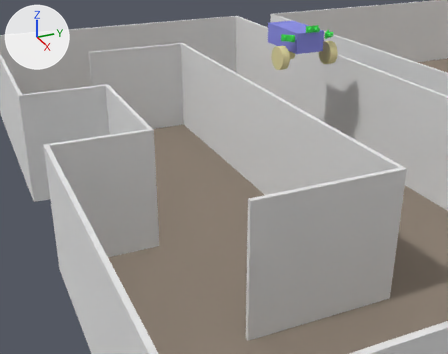
A saved change to the Blender file simulation/robotsimulation.blend.
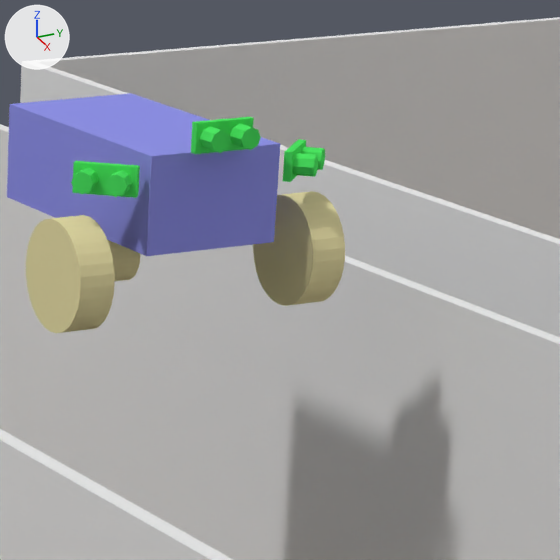
Each version is shown from a 50 mm lens placed at (14.57, -6.64, 7.81), pointed at (-0.66, 0.22, 0.19), then close up on the part from 59% to 85% of the width and 0% to 33% of the height. The axes (+X, +Y, +Z) are drawn at upper left. The lights are the same throughout.

Script lines for the objects in view, before the commit:
```python
me_bigwheel = bpy.data.meshes.new('BigWheel')
me_bigwheel.from_pydata(...)  # a 32-sided cylinder along z spanning x -0.344..0.344, y -0.344..0.344, z -0.117..0.117
me_bigwheel.materials.append(mat_wheelmat)  # its picture is missing
me_distsensormesh = bpy.data.meshes.new('DistSensorMesh')
me_distsensormesh.from_pydata(...)  # 24 vertices, 14 faces; spans x -0.197..0.0, y -0.106..0.074, z -0.091..0.091
me_distsensormesh.materials.append(mat_sensormat)  # green #4ee763
ob_distancesensor_l = bpy.data.objects.new('DistanceSensor.L', me_distsensormesh)
ob_distancesensor_l.parent = ob_robot
ob_distancesensor_l.matrix_parent_inverse = Matrix(((1.0, 0.0, 0.0, 3.604), (0.0, 1.0, 0.0, -2.887), (0.0, 0.0, 1.0, 0.0), (0.0, 0.0, 0.0, 1.0)))
ob_distancesensor_l.location = (-2.813, 3.612, 0.15)
ob_distancesensor_l.rotation_euler = (0.0, 0.0, -0.785)  # degrees (0, 0, -45)
_m = ob_distancesensor_l.modifiers.new('Mirror', 'MIRROR')
ob_distancesensor_r = bpy.data.objects.new('DistanceSensor.R', me_distsensormesh)
ob_distancesensor_r.parent = ob_robot
ob_distancesensor_r.matrix_parent_inverse = Matrix(((1.0, 0.0, 0.0, 3.604), (0.0, 1.0, 0.0, -2.887), (0.0, 0.0, 1.0, 0.0), (0.0, 0.0, 0.0, 1.0)))
ob_distancesensor_r.location = (-2.813, 2.17, 0.15)
ob_distancesensor_r.rotation_euler = (0.0, 0.0, -2.356)  # degrees (0, 0, -135)
_m = ob_distancesensor_r.modifiers.new('Mirror', 'MIRROR')
ob_wheel_l = bpy.data.objects.new('Wheel.L', me_bigwheel)
ob_wheel_l.location = (-1.262, 3.953, 3.403)
ob_wheel_l.rotation_euler = (1.571, 0.0, 0.0)  # degrees (90, 0, 0)
# also in view: 'DistanceSensor.F' at (-0.86, 3.13, 4.24); 'Robot' at (-1.88, 3.13, 3.84); 'Ground' at (0.0, 0.0, 1.41); 'Wheel.R' at (-1.27, 2.32, 3.4); 'TestWall' at (0.0, 16.56, 1.5)
```
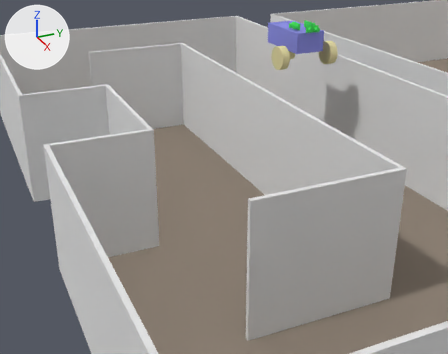
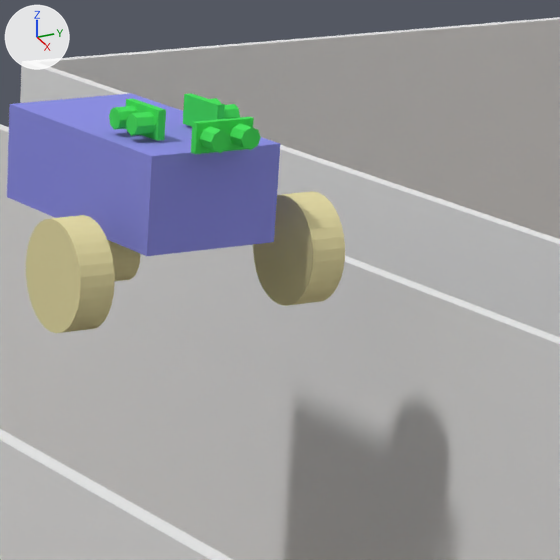
Boxes [x1, y1, x2, y2] around the edits, measured in the close-ups (560 x 560 px):
'DistanceSensor.R', moved, turned: before [71, 161, 140, 198]; after [109, 99, 166, 141]
'DistanceSensor.L', moved, turned: before [283, 139, 325, 182]; after [183, 93, 240, 127]

The change, as a diff of the scene's bpy script:
```diff
--- a/simulation/robotsimulation.blend.py
+++ b/simulation/robotsimulation.blend.py
@@ ob_distancesensor_l @@
 ob_distancesensor_l.matrix_parent_inverse = Matrix(((1.0, 0.0, 0.0, 3.604), (0.0, 1.0, 0.0, -2.887), (0.0, 0.0, 1.0, 0.0), (0.0, 0.0, 0.0, 1.0)))
-ob_distancesensor_l.location = (-2.813, 3.612, 0.15)
-ob_distancesensor_l.rotation_euler = (0.0, 0.0, -0.785)  # degrees (0, 0, -45)
+ob_distancesensor_l.location = (-3.217, 3.181, 0.407)
 _m = ob_distancesensor_l.modifiers.new('Mirror', 'MIRROR')
@@ ob_distancesensor_r @@
 ob_distancesensor_r.matrix_parent_inverse = Matrix(((1.0, 0.0, 0.0, 3.604), (0.0, 1.0, 0.0, -2.887), (0.0, 0.0, 1.0, 0.0), (0.0, 0.0, 0.0, 1.0)))
-ob_distancesensor_r.location = (-2.813, 2.17, 0.15)
-ob_distancesensor_r.rotation_euler = (0.0, 0.0, -2.356)  # degrees (0, 0, -135)
+ob_distancesensor_r.location = (-3.217, 2.604, 0.407)
+ob_distancesensor_r.rotation_euler = (0.0, 0.0, -3.142)  # degrees (0, 0, -180)
 _m = ob_distancesensor_r.modifiers.new('Mirror', 'MIRROR')
```
